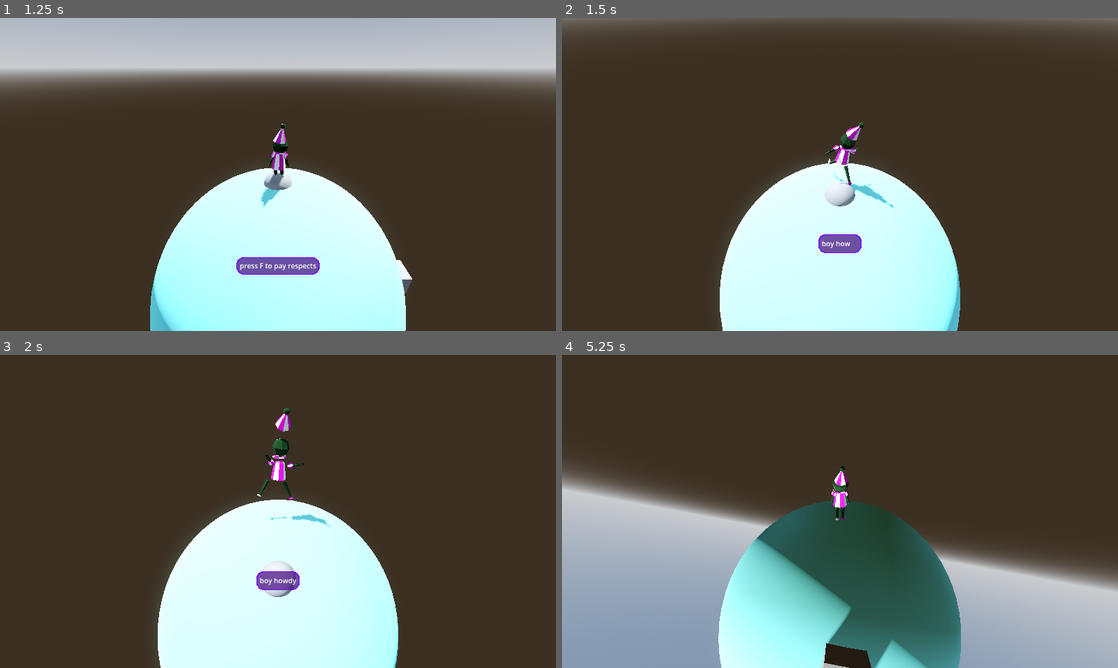
Above: before the commit, frames 1-4 (two rows, left to right).
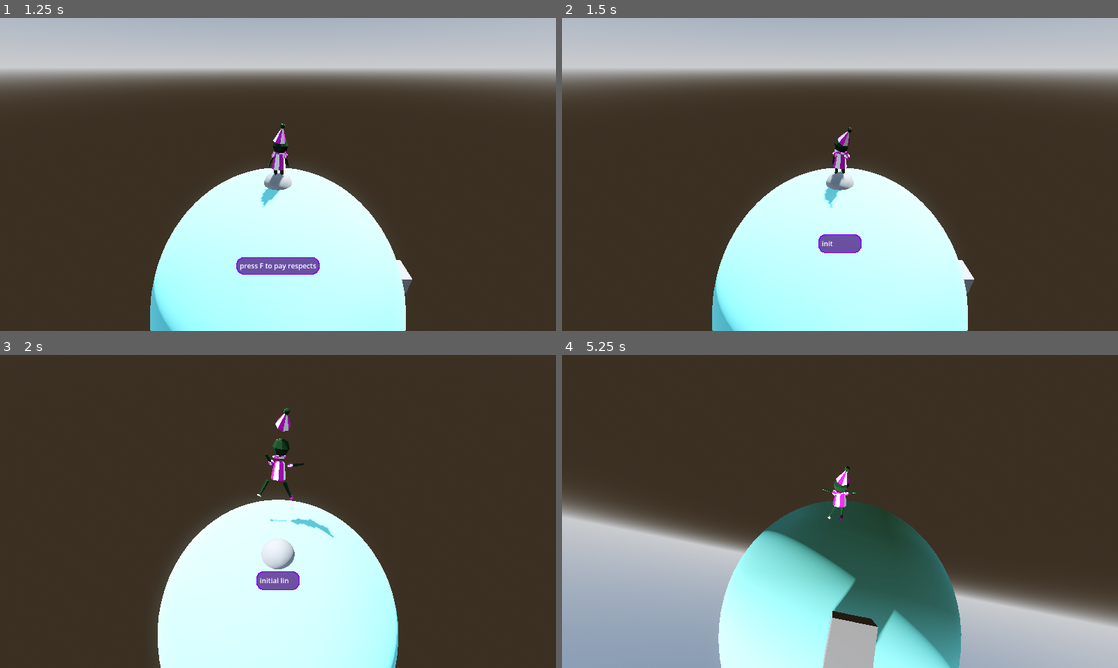
Above: after the commit, the same moments.

Repository: boner-cmd/effective-octo-pancake
Game: Godot game, scene res://Scenes/TitleScreen.tscn
Same seed, same stepped clock (60 frames per second), same inputs: the game is played once before the commit and once after it. The engine's default icon, where the game draws it, is replaced by a stand-in: a white triangle on a blue panel in a dark square.
Inputs (mouse positions are in pixels of both pictures, inside the frame that each line leads up to):
- Up to frame 1 (1.25 s): click (61, 149) at 0.5 s
- Up to frame 2 (1.5 s): tap F (advance_dialogue) at 1.25 s; move the mouse to (867, 174) at 1.27 s; hold W (up) from 1.28 s (still down); hold F (advance_dialogue) from 1.28 s (still down)
- Up to frame 3 (2 s): keep holding W (up); keep holding F (advance_dialogue); tap Space (jump) at 1.52 s
- Up to frame 4 (5.25 s): keep holding W (up); move the mouse to (812, 511) at 2.02 s; release F (advance_dialogue) at 2.03 s; click (812, 511) at 2.1 s; tap Space (jump) at 2.27, 3.77, 4.52 s; move the mouse to (851, 505) at 2.77 s; hold F (advance_dialogue) 2.78-3.53 s; move the mouse to (834, 517) at 3.52 s; click (834, 517) at 3.6 s; move the mouse to (878, 514) at 4.27 s; hold F (advance_dialogue) 4.28-5.03 s; move the mouse to (795, 508) at 5.02 s; click (795, 508) at 5.1 s

Frame 1 is identical in both runs. In frame 2, 30% of the frame differs, in the area x 0-100%, y 0-100%; in frame 3, 0.9%; in frame 4, 20%.

Commit message:
progress on interaction handler

Diff:
--- a/Character Scenes/PlayerController.gd
+++ b/Character Scenes/PlayerController.gd
@@ -84,7 +84,7 @@
 			give_val = lerpf(give_val, 1.0, blend_speed * delta)
 			vic_val = 0.0
 		VICTORY:
-			movement_frozen = true
+			movement_frozen = false
 			if Vic_Reset:
 				anim_tree.set("parameters/Reset_Victory/seek_request", 0.0)
 				Vic_Reset = false
@@ -126,6 +126,11 @@
 		#set explosion
 		Vic_Reset = true
 		current_anim = VICTORY
+
+	if event.is_action_pressed("left") or event.is_action_pressed("right") or event.is_action_pressed("up") or event.is_action_pressed("down"):
+		if $"../MapUI".visible == false:
+			Input.mouse_mode = Input.MOUSE_MODE_CAPTURED
+
 
 	if event.is_action_pressed("toggle_map"):
 		Input.mouse_mode = Input.MOUSE_MODE_VISIBLE
--- a/Scenes/DialogueManager/InteractionAreaTemplate.tscn
+++ b/Scenes/DialogueManager/InteractionAreaTemplate.tscn
@@ -66,3 +66,5 @@
 [node name="PlaceholderMesh" type="MeshInstance3D" parent="Area3D" unique_id=1970345478]
 transform = Transform3D(1, 0, 0, 0, 1, 0, 0, 0, 1, 0, -1.1275613, 0)
 mesh = SubResource("CapsuleMesh_y5h15")
+
+[connection signal="child_exiting_tree" from="Area3D/CanvasLayer" to="Area3D" method="_on_canvas_layer_child_exiting_tree"]
--- a/Scenes/DialogueManager/interaction_area_template.gd
+++ b/Scenes/DialogueManager/interaction_area_template.gd
@@ -4,28 +4,75 @@
 @export var interact_ui : MarginContainer
 @onready var CanvasLayer_in: CanvasLayer = %CanvasLayer
 
-var lines: Array[String] = [
-	"boy howdy",
-	"i'm stuck in the mud",
-]
+enum CONV_STATE {LISTEN, GIVE, RECEIVE, POST, COMPLETE, EASTER}
+#LISTEN is for the initial conversation
+#GIVE is for giving the NPC the required item
+#RECEIVE is for getting the reward from the NPC
+#POST is the NPC lines after task complete
+#EASTER is for the post victory conversations
 
+#COMPLETE is to escape the current loop
 
+var lines: Array[String] = ["default lines"]
+var initial_lines: Array[String] = ["initial lines"]
+var give_lines: Array[String] = ["give lines"]
+var receive_lines: Array[String] = ["receive lines"]
+var post_lines: Array[String] = ["post lines"]
+var easter_lines: Array[String] = ["easter lines"]
 
+#placeholder status
+var temp_status : CONV_STATE
+var current_status: CONV_STATE = CONV_STATE.LISTEN:
+	set(set_current_status):
+		current_status = set_current_status
+		print("status changed")
 
+func conversation_dialogue():
+	match current_status:
+		CONV_STATE.LISTEN:
+			lines = initial_lines
+			_listen.emit()
+			temp_status = CONV_STATE.GIVE
 
+		CONV_STATE.GIVE:
+			lines = give_lines
+			_give.emit()
+			temp_status = CONV_STATE.RECEIVE
 
+		CONV_STATE.RECEIVE:
+			lines = receive_lines
+			_receive.emit()
+			temp_status = CONV_STATE.COMPLETE
 
+		CONV_STATE.POST:
+			lines = post_lines
+			_listen.emit()
 
+		CONV_STATE.EASTER:
+			lines = easter_lines
+			_listen.emit()
 
-
-
-
-
-
-
+		CONV_STATE.COMPLETE:
+			print("complete")
+	print("something")
+	print(lines)
 
 func interact() -> void:
-	DialogueManager.start_dialogue(CanvasLayer_in, lines)
+	conversation_dialogue()
+	if current_status != CONV_STATE.COMPLETE:
+		DialogueManager.start_dialogue(CanvasLayer_in, lines)
+
 
 func _ready() -> void:
 	Canvas = CanvasLayer_in
+
+signal _listen()
+signal _give()
+signal _receive()
+signal _complete()
+
+
+func _on_canvas_layer_child_exiting_tree(node: Node) -> void:
+	if !DialogueManager.is_dialogue_active:
+		current_status = temp_status
+		_complete.emit()
--- a/Scenes/DialogueManager/text_box.gd
+++ b/Scenes/DialogueManager/text_box.gd
@@ -8,8 +8,8 @@
 var text : String = ""
 var letter_index : int = 0
 
-var letter_time : float = 0.03
-var space_time : float = 0.06
+var letter_time : float = 0.05
+var space_time : float = 0.08
 var punctuation_time : float = 0.2
 
 signal finished_displaying()
--- a/Scenes/MainScene.tscn
+++ b/Scenes/MainScene.tscn
@@ -32,3 +32,9 @@
 
 [connection signal="ui_closed" from="MapUI" to="." method="_on_map_ui_ui_closed"]
 [connection signal="ui_opened" from="MapUI" to="." method="_on_map_ui_ui_opened"]
+[connection signal="_complete" from="DefaultLoadingPlanet/InteractionAreaTemplate/Area3D" to="." method="_on_area_3d__complete"]
+[connection signal="_give" from="DefaultLoadingPlanet/InteractionAreaTemplate/Area3D" to="." method="_on_area_3d__give"]
+[connection signal="_listen" from="DefaultLoadingPlanet/InteractionAreaTemplate/Area3D" to="." method="_on_area_3d__listen"]
+[connection signal="_receive" from="DefaultLoadingPlanet/InteractionAreaTemplate/Area3D" to="." method="_on_area_3d__receive"]
+
+[editable path="DefaultLoadingPlanet/InteractionAreaTemplate"]
--- a/Scenes/main_scene.gd
+++ b/Scenes/main_scene.gd
@@ -1,4 +1,6 @@
 extends Node3D
+
+enum {IDLE, WALK, JUMP, GET, GIVE, TALK, VICTORY}
 
 # Called when the node enters the scene tree for the first time.
 func _ready() -> void:
@@ -9,12 +11,28 @@
 func _process(delta: float) -> void:
 	pass
 
-
 func _on_map_ui_ui_closed() -> void:
 	$"PlayerCharacter".movement_frozen = false
 	Input.mouse_mode = Input.MOUSE_MODE_CAPTURED
 
-
 func _on_map_ui_ui_opened() -> void:
 	$"PlayerCharacter".movement_frozen = true
 	Input.mouse_mode = Input.MOUSE_MODE_VISIBLE
+
+
+#control anim state for player on interact
+func _on_area_3d__give() -> void:
+	$"PlayerCharacter".current_anim = GIVE
+	print("give")
+
+func _on_area_3d__listen() -> void:
+	$"PlayerCharacter".current_anim = TALK
+	print("listen")
+
+func _on_area_3d__receive() -> void:
+	$"PlayerCharacter".current_anim = GET
+	print("receive")
+
+func _on_area_3d__complete() -> void:
+	$"PlayerCharacter".current_anim = IDLE
+	print("idle")
